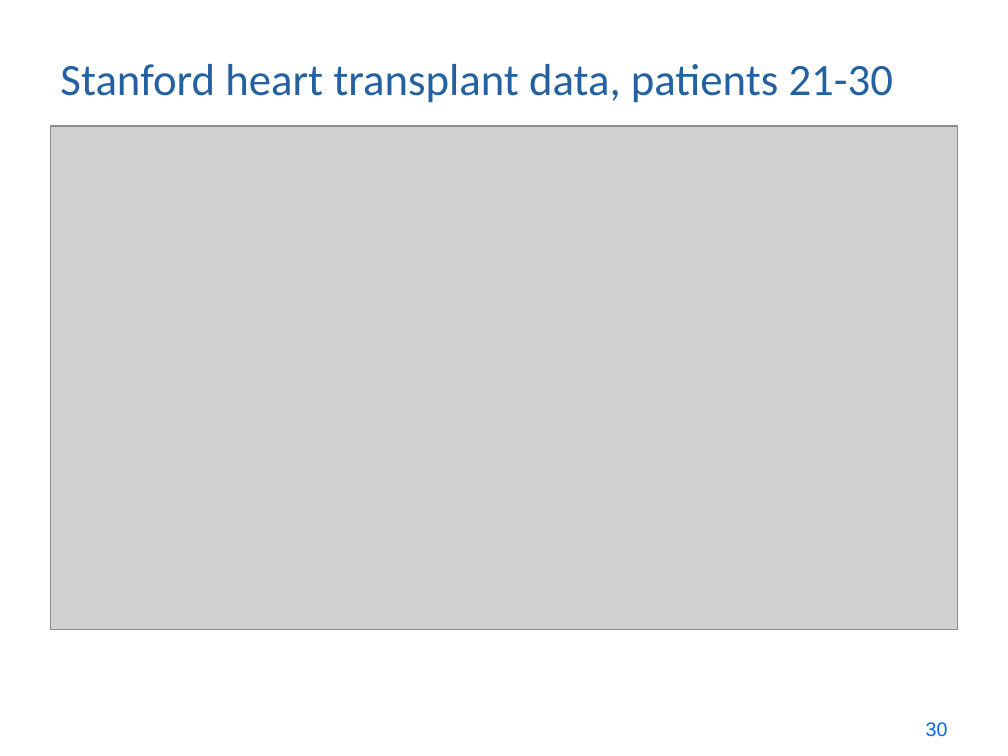
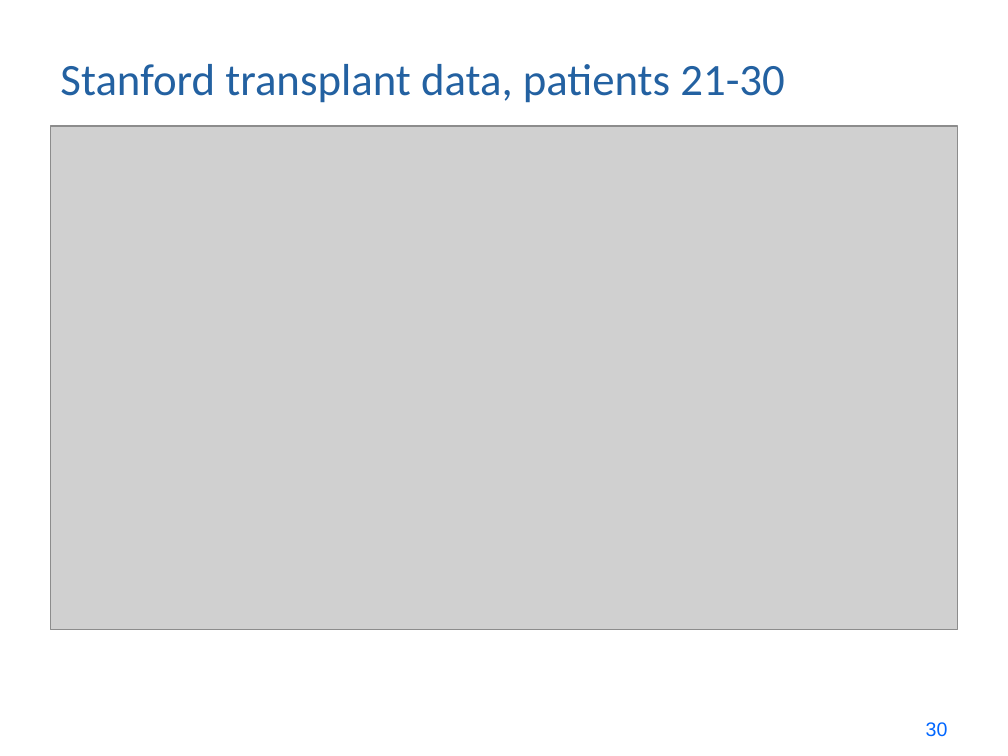
Before and after one commit to pmean/survival-models, a slide deck: slide 30 of bin/survival lecture 6.pptx. Drawn at 1008x756 pixels with LibreOffice and Linux fonts; fonts in the diff are those of the drawing; grey boxes stand for pictures. Boxes give left, top, right and bottom in pixels: in the first picture for what was removed or moved away, otherwise in the second. Text is boxed around its words. In the diff, an @@ line names an element or a change of style, - is before the commit and + after.

Commit message:
Added new data sets for lectures 7 and 8

```diff
--- a/bin/survival lecture 6.pptx
+++ b/bin/survival lecture 6.pptx
@@ title at bbox=[60, 64, 784, 103]: text changed @@
-Stanford heart transplant data, patients 21-30
+Stanford transplant data, patients 21-30
```
Also in this commit, not shown: 12 other slides changed, 2 slides added, 14 other files.
